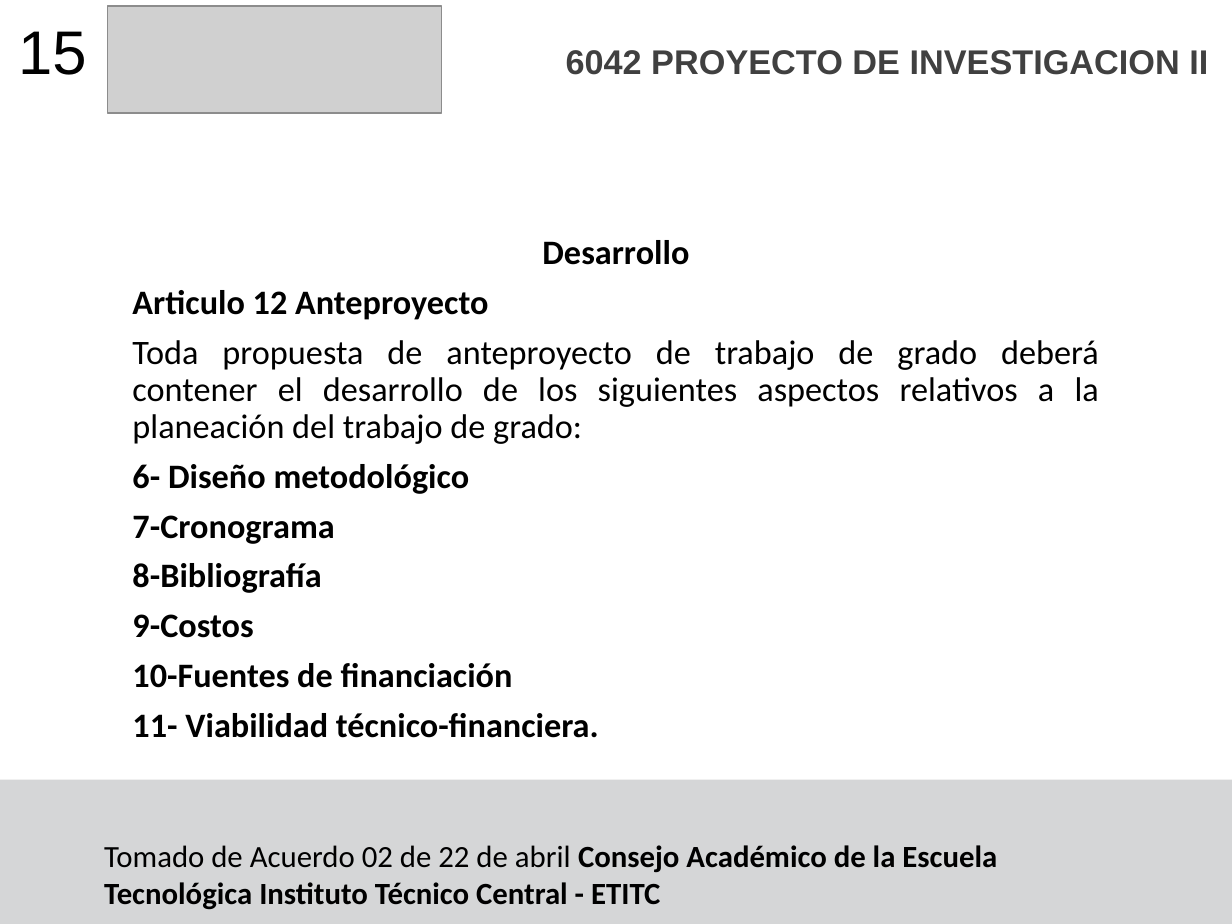
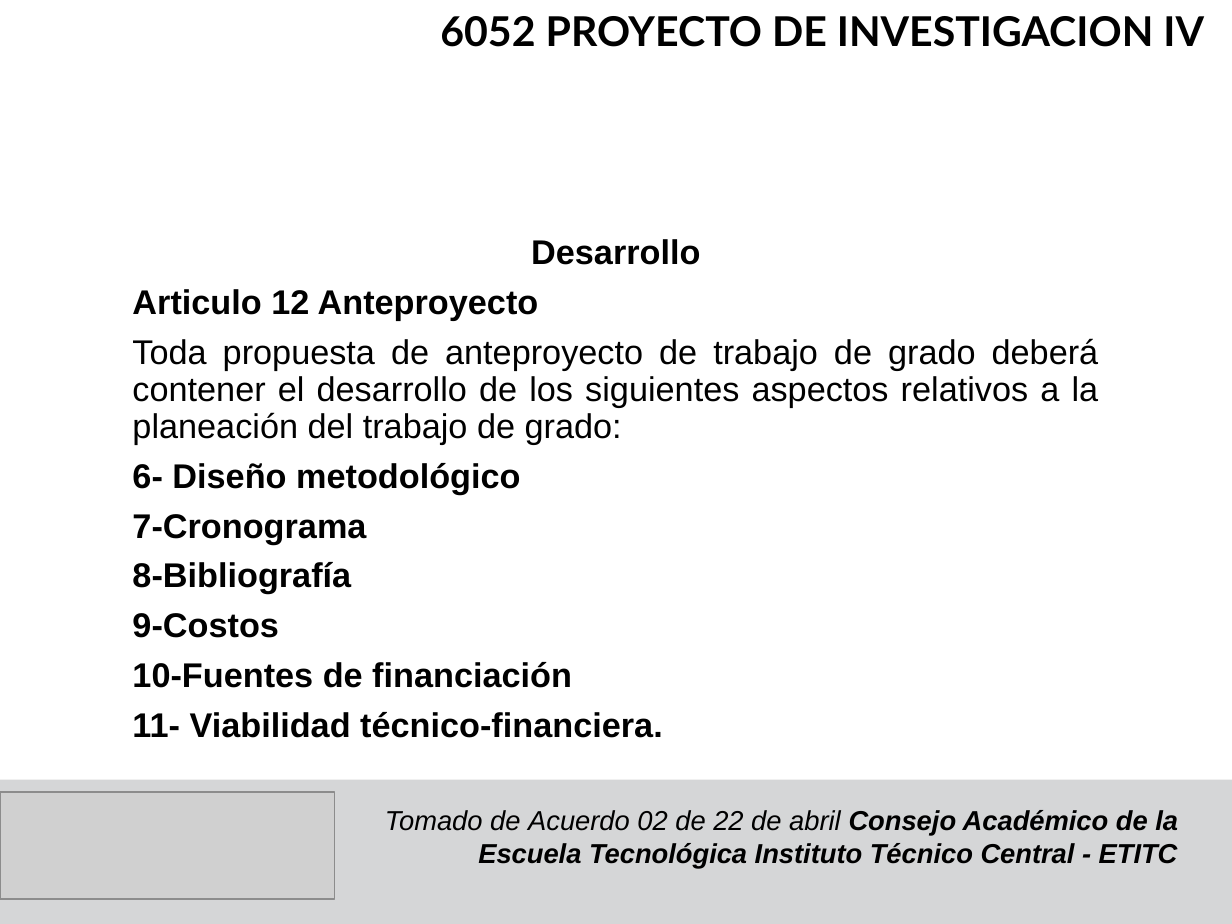
Before and after one commit to F4bian1012/ProyectoInvestigacionIV, a slide deck: slide 16 of Semana_0/Semana 0.pptx (slide 15 before the commit). Drawn at 1232x924 pixels with LibreOffice and Linux fonts; fonts in the diff are those of the drawing; grey boxes stand for pictures. Boxes give left, top, right and bottom in pixels: in the first picture for what was removed or moved away, otherwise in the second. Text is boxed around its words. In the diff, an @@ line names an element or a change of style, - is before the commit and + after.

```diff
--- a/Semana_0/Semana 0.pptx
+++ b/Semana_0/Semana 0.pptx
@@ picture removed at (107, 6, 442, 113) @@
@@ text at (440, 16, 1204, 47): text changed; size 20 to 24 pt; font Arial to Lato; text colour #404040 to #000000 @@
-6042 PROYECTO DE INVESTIGACION II
+6052 PROYECTO DE INVESTIGACION IV
@@ text removed at (18, 31, 86, 75) @@
-15
@@ text "Desarrollo" at (132, 239, 1099, 738): font Calibri to Arial @@
@@ picture added at (0, 792, 335, 899) @@
@@ text "Tomado de Acuerdo 02 de ...": place and size @@
-text "Tomado de Acuerdo 02 de ..." at (104, 845, 997, 910)
+text "Tomado de Acuerdo 02 de ..." at (385, 810, 1178, 868)
@@ text "Tomado de Acuerdo 02 de ..." at (385, 810, 1178, 868): size 18 to 16 pt, font Calibri to Arial, italic on; alignment left to right @@
```
Also in this commit, not shown: 18 other slides changed, 11 other files.
